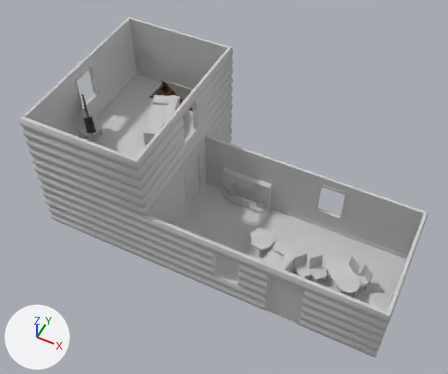
Before and after pictures for a commit that changed the FBX model 3D-DATA-ZombieBeaverSpil/Assets/3DModels/HouseSetup03.FBX.
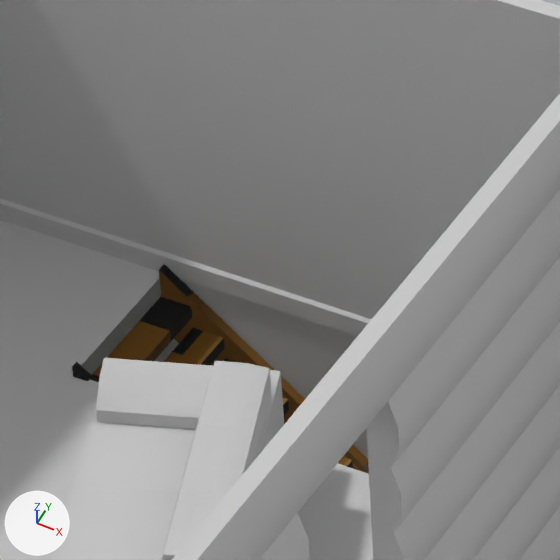
Each version is shown whole from a 50 mm lens placed at (16.64, -26.82, 17.88), pointed at (10.35, -14.24, 2.17), then close up on the part from 31% to 49% of the width and 12% to 33% of the height. Every picture has the same lights, and +X, +Y and +Z are marked at lower left. Where no turn or scale is listed for an object, it has been applied to the vertices. Vertices at the same position are counted once.

Script lines for the objects in view, before the commit:
```python
me_mesh = bpy.data.meshes.new('Mesh')
me_mesh.from_pydata(...)  # 3173 vertices, 4926 faces; spans x -8.15..4.15, y -2.15..4.15, z -0.02..2.57
# faces by material slot: [1516, 902, 1828, 384, 296]
me_mesh.materials.append(mat_material__252)  # its picture is missing
me_mesh.materials.append(mat_material__275)  # picture img_kitchenfurniture_diffuse_psd
me_mesh.materials.append(mat_material__253)  # its picture is missing
me_mesh.materials.append(mat_material__2)  # its picture is missing
me_mesh.materials.append(mat_material__467)  # picture img_kitchenware_diffuse_psd
me_mesh_001 = bpy.data.meshes.new('Mesh.001')
me_mesh_001.from_pydata(...)  # 694 vertices, 1016 faces; spans x -8.15..-3.85, y -2.15..4.15, z 2.5..5.0
# faces by material slot: [584, 308, 124]
me_mesh_001.materials.append(mat_material__252)  # its picture is missing
me_mesh_001.materials.append(mat_material__253)  # its picture is missing
me_mesh_001.materials.append(mat_material__275)  # picture img_kitchenfurniture_diffuse_psd
ob_overetage_enkelt = bpy.data.objects.new('OverEtage_Enkelt', me_mesh_001)
ob_overetage_enkelt.location = (12.697, -14.665, 0.0)
ob_setup_003 = bpy.data.objects.new('Setup_003', me_mesh)
ob_setup_003.location = (12.697, -14.665, 0.0)
```
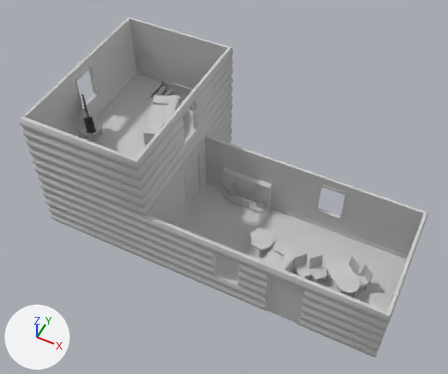
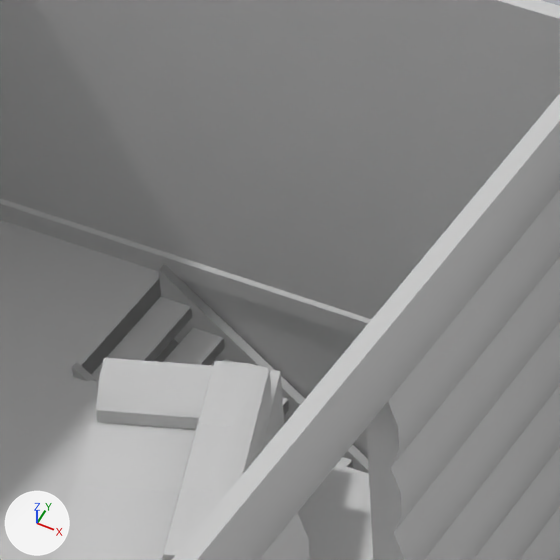
Commit message: Stair Material Fix

Where the change shows, as pixel boxes (x1, y1, x2, y2) in the close-ups (560 x 560 px):
part 1 of me_mesh, recoloured
    both: (72, 264, 369, 474)

The change in detail:
Material 'Material #558' (mat_material__558) is new.
Its base color is (0.588, 0.588, 0.588) (light grey #cacaca).
Its roughness is 0.859.
me_mesh has 3173 vertices, 4926 faces and spans x -8.15..4.15, y -2.15..4.15, z -0.02..2.57.
me_mesh is used by ob_setup_003; location (12.697, -14.665, 0.0).
me_mesh part 1: 344 of the faces centred in x -6.78..-4.02, y 1.78..3.98, z 0.0..2.51 switch from mat_material__275 (picture img_kitchenfurniture_diffuse_psd) to mat_material__558 (light grey #cacaca).
